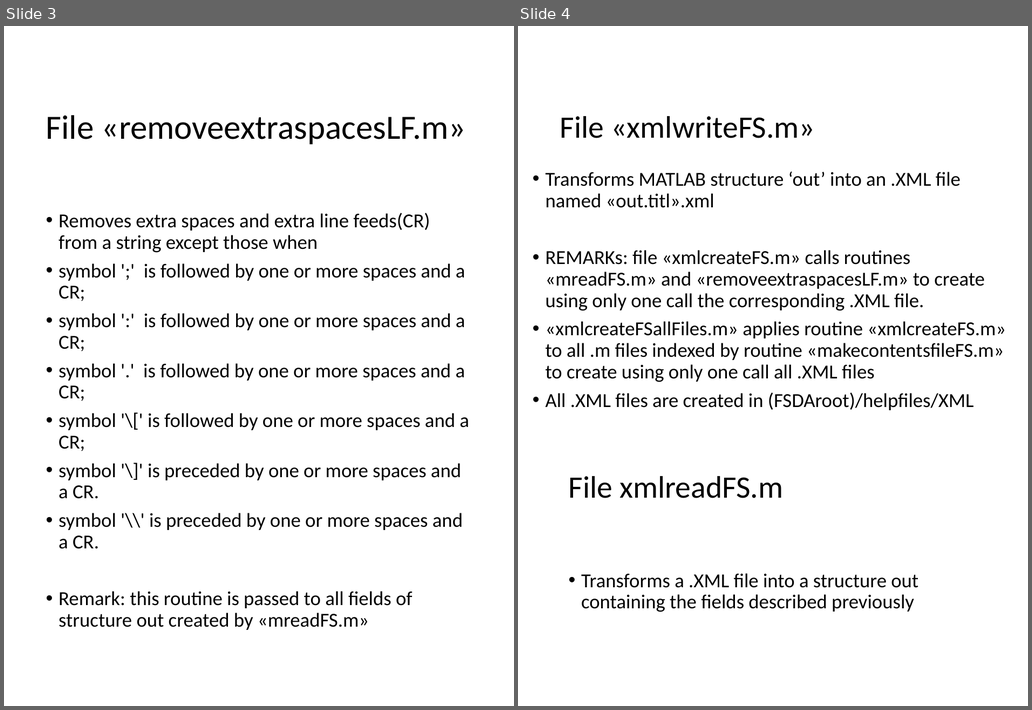
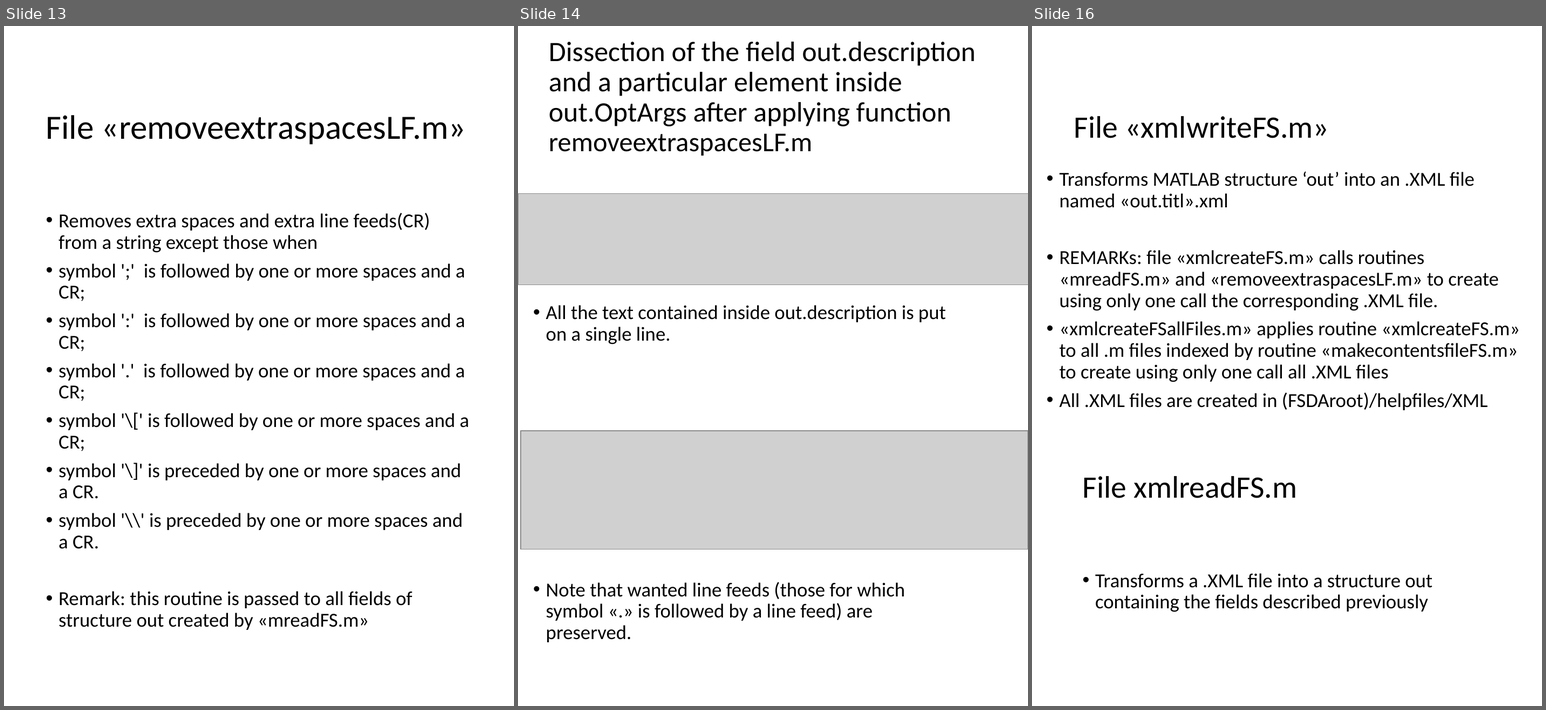
Before and after one commit to UniprJRC/FSDA, a slide deck: utilities_help/FlowChart.pptx. Shown side by side, each under a label of ours: slides 3 and 4 before the commit, slides 13, 14 and 16 after it; the slides between them are not shown. The pictures are 1032x710 and 1546x710 pixels, drawn with LibreOffice and Linux fonts; fonts in the diff are those of the drawing; grey boxes stand for pictures. Boxes give left, top, right and bottom in pixels: in the first picture for what was removed or moved away, otherwise in the second. Text is boxed around its words. In the diff, an @@ line names an element or a change of style, - is before the commit and + after.

Commit message:
updated FlowChart.pptx. MInor modifications to code to cope with wanted line feeds

```diff
--- a/utilities_help/FlowChart.pptx
+++ b/utilities_help/FlowChart.pptx
@@ slide 14 added at (x1=518, y1=26, x2=1028, y2=706), background #FFFFFF @@
@@ title added at (x1=549, y1=42, x2=976, y2=156), 29.7 pt, text #000000 @@
+Dissection of the field out.description and a particular element inside out.OptArgs after applying function removeextraspacesLF.m
@@ picture added at (x1=518, y1=194, x2=1028, y2=285) @@
@@ text added at (x1=546, y1=305, x2=946, y2=345), 21 pt, text #000000 @@
+• All the text contained inside out.description is put on a single line.
@@ picture added at (x1=521, y1=431, x2=1028, y2=549) @@
@@ text added at (x1=546, y1=582, x2=905, y2=643), 21 pt, text #000000 @@
+• Note that wanted line feeds (those for which symbol «.» is followed by a line feed) are preserved.
@@ what was slide 3 is now slide 13 @@
@@ what was slide 4 is now slide 16 @@
```
Also in this commit, not shown: 2 slides changed, 22 other slides added, 5 other files.
